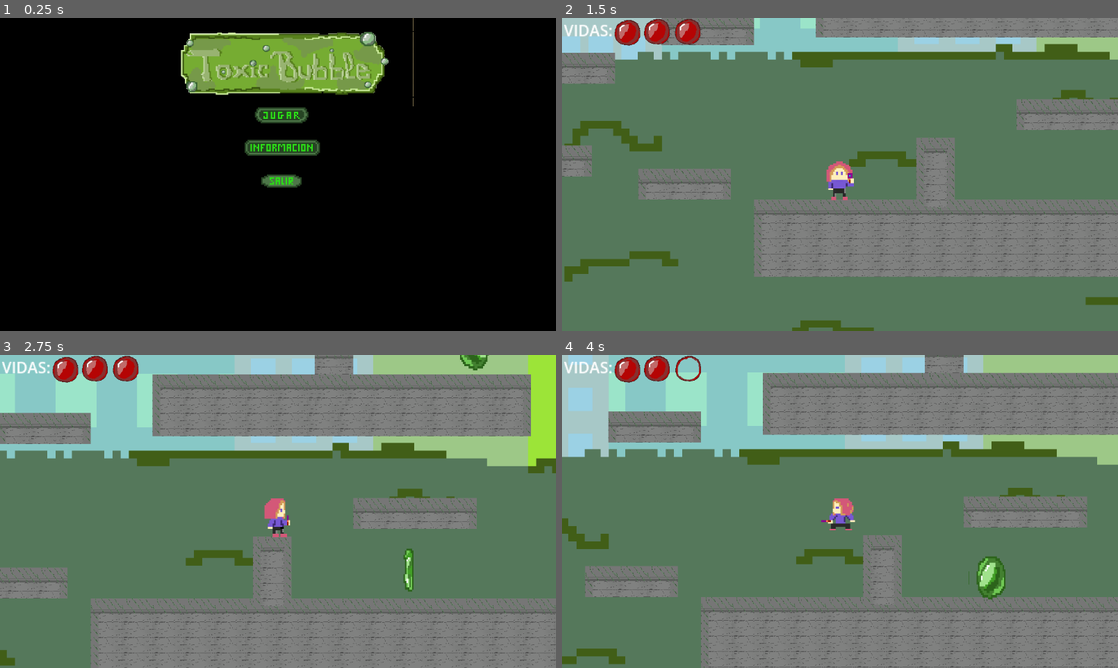
Above: before the commit, frames 1-4 (two rows, left to right).
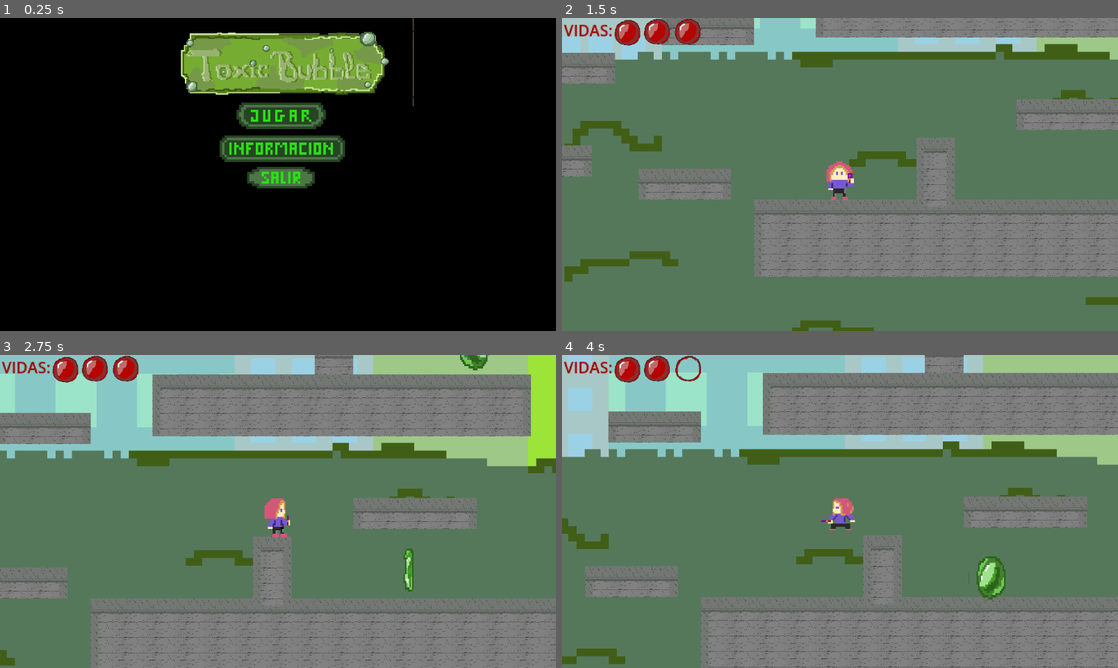
Above: after the commit, the same moments.

Repository: AntMan9VelRiv/Juego_Granada_Game_Jam_2025
Game: Godot game, scene res://escenas/menuPrincipal.tscn
Two runs of this game, one before a commit and one after it. Both use one fixed random seed, a clock stepped at 60 frames per second and the inputs below. Video files are missing from this copy of the repository; at most half a second of black plays in their place.
Inputs (mouse positions are in pixels of both pictures, inside the frame that each line leads up to; where the layout moved, square brackets give the same spot in the first picture):
- Up to frame 1 (0.25 s): no input
- Up to frame 2 (1.5 s): click (845, 149) [845, 146] at 0.5 s; click (845, 115) at 1.25 s
- Up to frame 3 (2.75 s): tap Enter (ui_accept) at 2, 2.27 s; hold Right (ui_right) from 2.03 s (still down); hold X (habilidad) from 2.03 s (still down)
- Up to frame 4 (4 s): release X (habilidad) at 2.78 s; tap X (habilidad) at 2.85 s; tap Enter (ui_accept) at 3.02 s; release Right (ui_right) at 3.53 s; hold Left (ui_left) from 3.53 s (still down); hold X (habilidad) from 3.53 s (still down)

The runs differ from the first frame. In frame 1, 3.4% of the frame differs, in the area x 39-63%, y 26-55%; in frame 2, 0.2%; in frame 3, 0.2%; in frame 4, 0.2%.

Commit message:
Creditos e info

Diff:
--- a/toxicbubble/escenas/controlador.gd
+++ b/toxicbubble/escenas/controlador.gd
@@ -101,7 +101,7 @@
 				corazones_vacios[idx].visible = true
 
 	if etiqueta_vidas:
-		etiqueta_vidas.text = "VIDAS: " + str(vidas_actuales)
+		etiqueta_vidas.text = "VIDAS: "
 
 func reposicionar_personaje():
 	if is_instance_valid(personaje):
--- a/toxicbubble/escenas/derrota.gd
+++ b/toxicbubble/escenas/derrota.gd
@@ -1,8 +1,14 @@
 extends Node2D
 
 @onready var video_player = $VideoStreamPlayer
+
+@onready var credit_label = $ButtonCreditos/PanelCreditos/LabelCreditos
+@onready var credit_button = $ButtonCreditos
+@onready var credit_panel = $ButtonCreditos/PanelCreditos
 # Called when the node enters the scene tree for the first time.
 func _ready() -> void:
+	credit_label.visible = false
+	credit_panel.visible = false
 	$Sprite2D.visible = false  # Ocultar la imagen al inicio
 	video_player.play()  # Inicia el video automáticamente
 
@@ -24,3 +30,8 @@
 func cambiar_escena():
 	var current_scene_path = get_tree().current_scene.get_scene_file_path()
 	Controlador.goto_scene(current_scene_path)
+
+func _on_button_creditos_pressed():
+	credit_label.visible = not credit_label.visible
+	credit_panel.visible = not credit_panel.visible
+	pass # Replace with function body.
--- a/toxicbubble/escenas/derrota.tscn
+++ b/toxicbubble/escenas/derrota.tscn
@@ -6,6 +6,10 @@
 [ext_resource type="Texture2D" uid="uid://coa2xhxd1f1o4" path="res://graficos/boton salir.png" id="4_n8y35"]
 [ext_resource type="Texture2D" uid="uid://b8212jbi8cf5p" path="res://graficos/boton repetir.png" id="5_0qru6"]
 [ext_resource type="AudioStream" uid="uid://u7yjiqqmrktr" path="res://musica/defuncion.mp3" id="6_45na0"]
+[ext_resource type="Texture2D" uid="uid://syo7q2p7hq5t" path="res://graficos/creditos.png" id="7_tpem1"]
+
+[sub_resource type="StyleBoxFlat" id="StyleBoxFlat_505h2"]
+bg_color = Color(0, 0, 0, 0.866667)
 
 [node name="Node2D" type="Node2D"]
 script = ExtResource("1_3hibt")
@@ -23,10 +27,10 @@
 texture = ExtResource("3_1w7o4")
 
 [node name="ButtonRepetir" type="Button" parent="."]
-offset_left = 484.0
-offset_top = 389.0
-offset_right = 585.0
-offset_bottom = 426.0
+offset_left = 523.0
+offset_top = 375.0
+offset_right = 624.0
+offset_bottom = 412.0
 
 [node name="Sprite2D" type="Sprite2D" parent="ButtonRepetir"]
 position = Vector2(455, -93)
@@ -34,10 +38,10 @@
 texture = ExtResource("5_0qru6")
 
 [node name="ButtonSalir" type="Button" parent="."]
-offset_left = 486.0
-offset_top = 465.0
-offset_right = 587.0
-offset_bottom = 502.0
+offset_left = 521.0
+offset_top = 494.0
+offset_right = 622.0
+offset_bottom = 531.0
 
 [node name="Sprite2D" type="Sprite2D" parent="ButtonSalir"]
 position = Vector2(468, -26)
@@ -48,6 +52,50 @@
 stream = ExtResource("6_45na0")
 autoplay = true
 
+[node name="ButtonCreditos" type="Button" parent="."]
+offset_left = 498.0
+offset_top = 434.0
+offset_right = 640.0
+offset_bottom = 464.0
+
+[node name="Sprite2D" type="Sprite2D" parent="ButtonCreditos"]
+position = Vector2(79, 15)
+scale = Vector2(5, 5)
+texture = ExtResource("7_tpem1")
+
+[node name="PanelCreditos" type="Panel" parent="ButtonCreditos"]
+layout_mode = 0
+offset_left = -104.0
+offset_top = -430.0
+offset_right = 268.0
+offset_bottom = -83.0
+theme_override_styles/panel = SubResource("StyleBoxFlat_505h2")
+
+[node name="LabelCreditos" type="Label" parent="ButtonCreditos/PanelCreditos"]
+texture_filter = 1
+layout_mode = 0
+offset_left = 13.0
+offset_top = 13.0
+offset_right = 355.0
+offset_bottom = 337.0
+theme_override_colors/font_color = Color(0, 0.654902, 0, 1)
+theme_override_colors/font_shadow_color = Color(0.525101, 0.525101, 0.525101, 1)
+text = "
+PROGRAMADORES:
+Antonio Manuel Velasco Rivera
+Hanok Martin Exposito
+Cristian Zambrano Muñoz
+
+ARTISTA:
+Helena Fernandez Delgado
+
+MUSICA:
+Antonio Manuel Velasco Rivera
+
+"
+horizontal_alignment = 1
+
 [connection signal="finished" from="VideoStreamPlayer" to="." method="_on_video_stream_player_finished"]
 [connection signal="pressed" from="ButtonRepetir" to="." method="_on_button_repetir_pressed"]
 [connection signal="pressed" from="ButtonSalir" to="." method="_on_button_salir_pressed"]
+[connection signal="pressed" from="ButtonCreditos" to="." method="_on_button_creditos_pressed"]
--- a/toxicbubble/escenas/menuPrincipal.tscn
+++ b/toxicbubble/escenas/menuPrincipal.tscn
@@ -10,7 +10,7 @@
 [ext_resource type="Texture2D" uid="uid://bcah3wfubdf6b" path="res://graficos/titulo (1).png" id="7_rm48r"]
 
 [sub_resource type="StyleBoxFlat" id="StyleBoxFlat_bg2hi"]
-bg_color = Color(0, 0, 0, 0.67451)
+bg_color = Color(0, 0, 0, 0.74902)
 shadow_color = Color(0.000693898, 0.000693898, 0.000693898, 0.6)
 
 [node name="Node2D" type="Node2D"]
@@ -25,50 +25,64 @@
 loop = true
 
 [node name="ButtonJugar" type="Button" parent="."]
-offset_left = 552.0
-offset_top = 188.0
-offset_right = 628.0
-offset_bottom = 213.0
+offset_left = 518.0
+offset_top = 182.0
+offset_right = 653.0
+offset_bottom = 223.0
 
 [node name="Sprite2D" type="Sprite2D" parent="ButtonJugar"]
-position = Vector2(249, 48)
-scale = Vector2(3, 3)
+position = Vector2(427, 78)
+scale = Vector2(5, 5)
 texture = ExtResource("3_2yqn3")
 
 [node name="ButtonSalir" type="Button" parent="."]
-offset_left = 560.0
-offset_top = 331.0
-offset_right = 615.0
-offset_bottom = 349.0
+offset_left = 524.0
+offset_top = 313.0
+offset_right = 634.0
+offset_bottom = 346.0
 
 [node name="Sprite2D" type="Sprite2D" parent="ButtonSalir"]
-position = Vector2(275, -19)
-scale = Vector2(3, 3)
+position = Vector2(478, -25)
+scale = Vector2(5, 5)
 texture = ExtResource("4_i82qm")
 
 [node name="ButtonInformacion" type="Button" parent="."]
-offset_left = 529.0
-offset_top = 256.0
-offset_right = 644.0
-offset_bottom = 277.0
+offset_left = 488.0
+offset_top = 251.0
+offset_right = 686.0
+offset_bottom = 288.0
 
 [node name="Sprite2D" type="Sprite2D" parent="ButtonInformacion"]
-position = Vector2(302, 62)
-scale = Vector2(3, 3)
+position = Vector2(507, 102)
+scale = Vector2(5, 5)
 texture = ExtResource("5_j1v45")
 
 [node name="Panel" type="Panel" parent="ButtonInformacion"]
 layout_mode = 0
-offset_left = -35.0
-offset_top = 119.0
-offset_right = 145.0
-offset_bottom = 303.0
+offset_left = -220.0
+offset_top = 123.0
+offset_right = 424.0
+offset_bottom = 307.0
 theme_override_styles/panel = SubResource("StyleBoxFlat_bg2hi")
 
 [node name="SpriteInformacion" type="Sprite2D" parent="ButtonInformacion/Panel"]
 position = Vector2(226, 89)
 scale = Vector2(2, 2)
 texture = ExtResource("6_30agx")
+
+[node name="LabelLore" type="Label" parent="ButtonInformacion/Panel"]
+layout_mode = 0
+offset_left = 190.0
+offset_top = 22.0
+offset_right = 628.0
+offset_bottom = 156.0
+theme_override_colors/font_color = Color(0, 0.654902, 0, 1)
+theme_override_colors/font_shadow_color = Color(0.52549, 0.52549, 0.52549, 1)
+text = "En un mundo donde las burbujas toxicas aterrorizan e
+intoxican la ciudad, nuestra heroina Mariloli y su
+pompero intentara sortear los obstaculos que se
+encuentre por el camino para acabar con esas podridas
+y nocivas esferas."
 
 [node name="AudioStreamPlayer" type="AudioStreamPlayer" parent="."]
 stream = ExtResource("5_jo4uc")
--- a/toxicbubble/escenas/menu_principal.gd
+++ b/toxicbubble/escenas/menu_principal.gd
@@ -5,11 +5,13 @@
 @onready var info_label = $ButtonInformacion/Panel/SpriteInformacion
 @onready var info_button = $ButtonInformacion
 @onready var info_panel = $ButtonInformacion/Panel
+@onready var info_lore = $ButtonInformacion/Panel/LabelLore
 
 # Called when the node enters the scene tree for the first time.
 func _ready() -> void:
 	info_label.visible = false
 	info_panel.visible = false
+	info_lore.visible = false
 	music_player.play()
 	music_player.seek(5.0)
 
@@ -33,4 +35,5 @@
 func _on_button_informacion_pressed() -> void:
 	info_label.visible = not info_label.visible
 	info_panel.visible = not info_panel.visible
+	info_lore.visible = not info_lore.visible
 	pass # Replace with function body.
--- a/toxicbubble/escenas/nivel.gd
+++ b/toxicbubble/escenas/nivel.gd
@@ -15,7 +15,7 @@
 		Controlador.vidas_container = $CanvasLayer/VidasContainer  # ASIGNAR PRIMERO EL CONTENEDOR
 		Controlador.asignar_personaje(personaje)
 		Controlador.asignar_label_vidas(label_vidas)
-		Controlador.total_burbujas = 1
+		Controlador.total_burbujas = 10
 		Controlador.inicializar_vidas()
 
 
--- a/toxicbubble/escenas/nivel.tscn
+++ b/toxicbubble/escenas/nivel.tscn
@@ -241,6 +241,7 @@
 offset_right = 154.0
 offset_bottom = 72.0
 scale = Vector2(2, 2)
+theme_override_colors/font_color = Color(0.627451, 0, 0, 1)
 text = "VIDAS: "
 
 [node name="VidasContainer" type="HBoxContainer" parent="CanvasLayer"]
--- a/toxicbubble/escenas/victoria.gd
+++ b/toxicbubble/escenas/victoria.gd
@@ -1,8 +1,13 @@
 extends Node2D
 
 @onready var video_player = $VideoStreamPlayer
+@onready var credit_label = $ButtonCreditos/PanelCreditos/LabelCreditos
+@onready var credit_button = $ButtonCreditos
+@onready var credit_panel = $ButtonCreditos/PanelCreditos
 # Called when the node enters the scene tree for the first time.
 func _ready() -> void:
+	credit_label.visible = false
+	credit_panel.visible = false
 	$Sprite2D.visible = false  # Ocultar la imagen al inicio
 	video_player.play()  # Inicia el video automáticamente
 
@@ -26,3 +31,11 @@
 func cambiar_escena():
 	var current_scene_path = get_tree().current_scene.get_scene_file_path()
 	Controlador.goto_scene(current_scene_path)
+
+
+
+
+func _on_button_creditos_pressed():
+	credit_label.visible = not credit_label.visible
+	credit_panel.visible = not credit_panel.visible
+	pass # Replace with function body.
--- a/toxicbubble/escenas/victoria.tscn
+++ b/toxicbubble/escenas/victoria.tscn
@@ -6,6 +6,10 @@
 [ext_resource type="Texture2D" uid="uid://coa2xhxd1f1o4" path="res://graficos/boton salir.png" id="4_q4xck"]
 [ext_resource type="Texture2D" uid="uid://b8212jbi8cf5p" path="res://graficos/boton repetir.png" id="5_giw4c"]
 [ext_resource type="AudioStream" uid="uid://demtoh4chtr27" path="res://musica/victoriaMod.mp3" id="6_bhb0k"]
+[ext_resource type="Texture2D" uid="uid://syo7q2p7hq5t" path="res://graficos/creditos.png" id="7_040t6"]
+
+[sub_resource type="StyleBoxFlat" id="StyleBoxFlat_o3n8w"]
+bg_color = Color(0, 0, 0, 0.858824)
 
 [node name="Node2D" type="Node2D"]
 script = ExtResource("1_nq277")
@@ -34,10 +38,10 @@
 texture = ExtResource("4_q4xck")
 
 [node name="ButtonRepetir" type="Button" parent="."]
-offset_left = 528.0
-offset_top = 433.0
-offset_right = 618.0
-offset_bottom = 462.0
+offset_left = 527.0
+offset_top = 377.0
+offset_right = 617.0
+offset_bottom = 406.0
 
 [node name="Sprite2D" type="Sprite2D" parent="ButtonRepetir"]
 position = Vector2(459, -98)
@@ -48,6 +52,48 @@
 stream = ExtResource("6_bhb0k")
 autoplay = true
 
+[node name="ButtonCreditos" type="Button" parent="."]
+offset_left = 515.0
+offset_top = 439.0
+offset_right = 647.0
+offset_bottom = 467.0
+
+[node name="Sprite2D" type="Sprite2D" parent="ButtonCreditos"]
+position = Vector2(69, 12)
+scale = Vector2(5, 5)
+texture = ExtResource("7_040t6")
+
+[node name="PanelCreditos" type="Panel" parent="ButtonCreditos"]
+layout_mode = 0
+offset_left = -96.0
+offset_top = -424.0
+offset_right = 212.0
+offset_bottom = -78.0
+theme_override_styles/panel = SubResource("StyleBoxFlat_o3n8w")
+
+[node name="LabelCreditos" type="Label" parent="ButtonCreditos/PanelCreditos"]
+layout_mode = 0
+offset_left = 10.0
+offset_top = 10.0
+offset_right = 300.0
+offset_bottom = 338.0
+theme_override_colors/font_color = Color(0, 0.654902, 0, 1)
+theme_override_colors/font_shadow_color = Color(0.52549, 0.52549, 0.52549, 1)
+text = "
+PROGRAMADORES:
+Antonio Manuel Velasco Rivera
+Hanok Martin Exposito
+Cristian Zambrano Muñoz
+
+ARTISTA:
+Helena Fernandez Delgado
+
+MUSICA:
+Antonio Manuel Velasco Rivera
+"
+horizontal_alignment = 1
+
 [connection signal="finished" from="VideoStreamPlayer" to="." method="_on_video_stream_player_finished"]
 [connection signal="pressed" from="ButtonSalir" to="." method="_on_button_salir_pressed"]
 [connection signal="pressed" from="ButtonRepetir" to="." method="_on_button_repetir_pressed"]
+[connection signal="pressed" from="ButtonCreditos" to="." method="_on_button_creditos_pressed"]
--- a/toxicbubble/project.godot
+++ b/toxicbubble/project.godot
@@ -23,6 +23,10 @@
 
 window/stretch/mode="viewport"
 
+[dotnet]
+
+project/assembly_name="ToxicBubble"
+
 [input]
 
 habilidad={
Binary file added: toxicbubble/capturas/derrota.png
Not shown, added: toxicbubble/capturas/derrota.png.import
Binary file added: toxicbubble/capturas/juego.png
Not shown, added: toxicbubble/capturas/juego.png.import
Binary file added: toxicbubble/capturas/pantallaPrincipal.png
Not shown, added: toxicbubble/capturas/pantallaPrincipal.png.import
Binary file added: toxicbubble/capturas/victoria.png
Not shown, added: toxicbubble/capturas/victoria.png.import
Not shown: 1 places in toxicbubble/escenas/derrota.tscn that only renumber resources
Not shown: 1 places in toxicbubble/escenas/victoria.tscn that only renumber resources
Not shown, added: toxicbubble/export_presets.cfg
Binary file added: toxicbubble/graficos/creditos.png
(and 1 more such lines)
